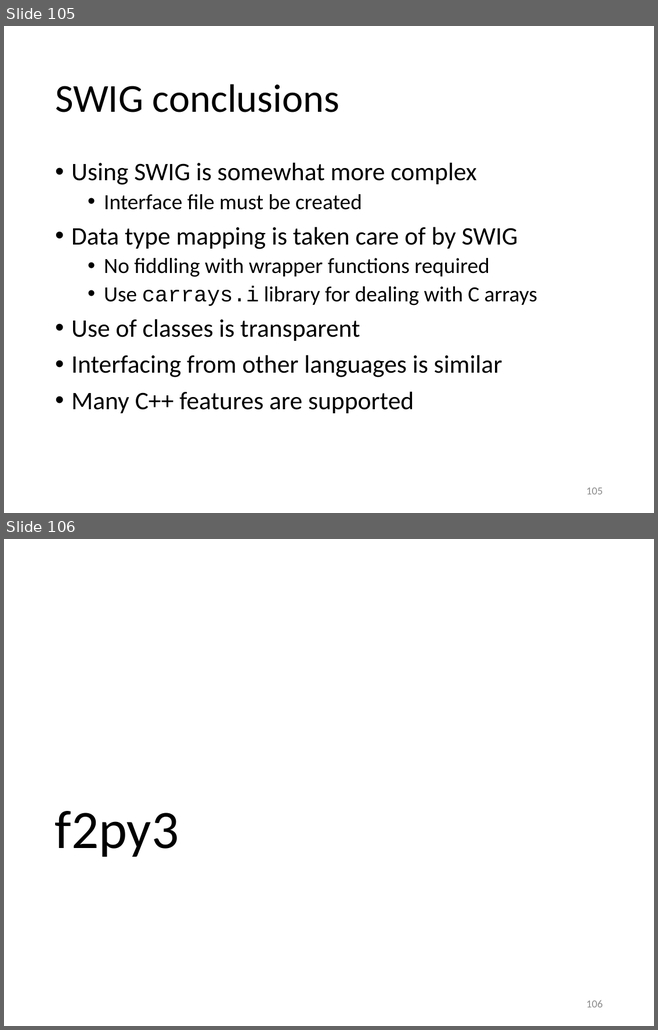
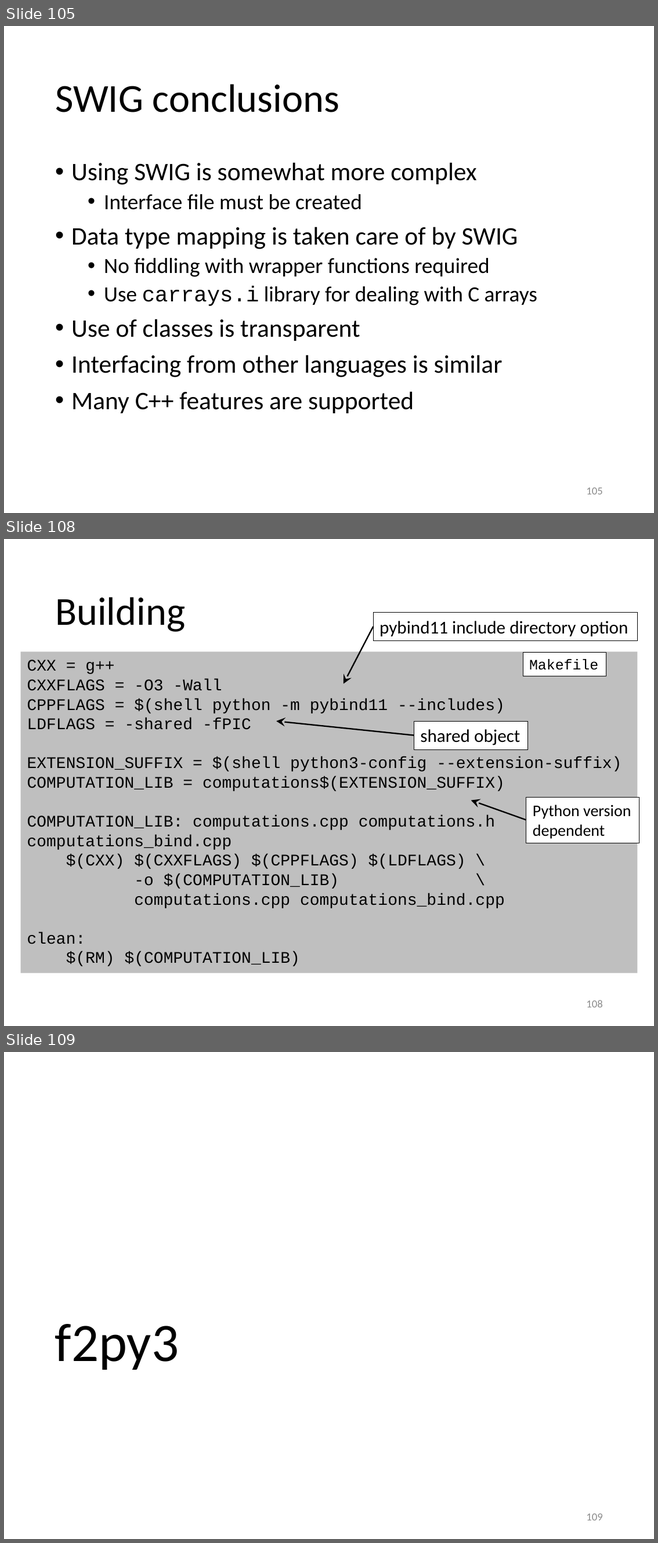
Before and after one commit to gjbex/Python-for-HPC, a slide deck: python_for_hpc.pptx. Shown one above the other, each under a label of ours: slides 105 and 106 before the commit, slides 105, 108 and 109 after it; the slides between them are not shown. The pictures are 658x1030 and 658x1543 pixels, drawn with LibreOffice and Linux fonts; fonts in the diff are those of the drawing. Boxes give left, top, right and bottom in pixels: in the first picture for what was removed or moved away, otherwise in the second. Text is boxed around its words. In the diff, an @@ line names an element or a change of style, - is before the commit and + after.

Commit message:
Add simple pybind11 example

```diff
--- a/python_for_hpc.pptx
+++ b/python_for_hpc.pptx
@@ slide 108 added at <box>4,539,654,1026</box>, background #FFFFFF @@
@@ title added at <box>55,597,185,632</box>, 44 pt, text #000000 @@
+Building
@@ rectangle added at <box>373,613,637,641</box>, fill #FFFFFF, outline #000000 0.75 pt, 20 pt, text #000000 @@
+pybind11 include directory option
@@ arrow added from (373, 627) to (343, 684), #000000 1.5 pt @@
@@ rectangle added at <box>21,652,637,973</box>, fill #BFBFBF, 18 pt, text #000000 @@
+CXX = g++
+CXXFLAGS = -O3 -Wall
+CPPFLAGS = $(shell python -m pybind11 --includes)
+LDFLAGS = -shared -fPIC
+EXTENSION_SUFFIX = $(shell python3-config --extension-suffix)
+COMPUTATION_LIB = computations$(EXTENSION_SUFFIX)
+COMPUTATION_LIB: computations.cpp computations.h computations_bind.cpp
+$(CXX) $(CXXFLAGS) $(CPPFLAGS) $(LDFLAGS) \
+-o $(COMPUTATION_LIB) \
+computations.cpp computations_bind.cpp
+clean:
+$(RM) $(COMPUTATION_LIB)
@@ rectangle added at <box>523,653,605,676</box>, fill #FFFFFF, outline #000000 0.75 pt, 16 pt, text #000000 @@
+Makefile
@@ arrow added from (414, 735) to (276, 721), #000000 1.5 pt @@
@@ rectangle added at <box>414,721,528,750</box>, fill #FFFFFF, outline #000000 0.75 pt, 20 pt, text #000000 @@
+shared object
@@ rectangle added at <box>526,797,639,843</box>, fill #FFFFFF, outline #000000 0.75 pt, 18 pt, text #000000 @@
+Python version
+dependent
@@ arrow added from (526, 820) to (470, 800), #000000 1.5 pt @@
@@ page number added at <box>586,1000,602,1008</box>, 12 pt, text #8C8C8C @@
+108
@@ what was slide 106 is now slide 109 @@
@@ page number at <box>586,1514,602,1521</box>: text changed @@
-106
+109
```
Also in this commit, not shown: 2 slides changed, 2 other slides added.
